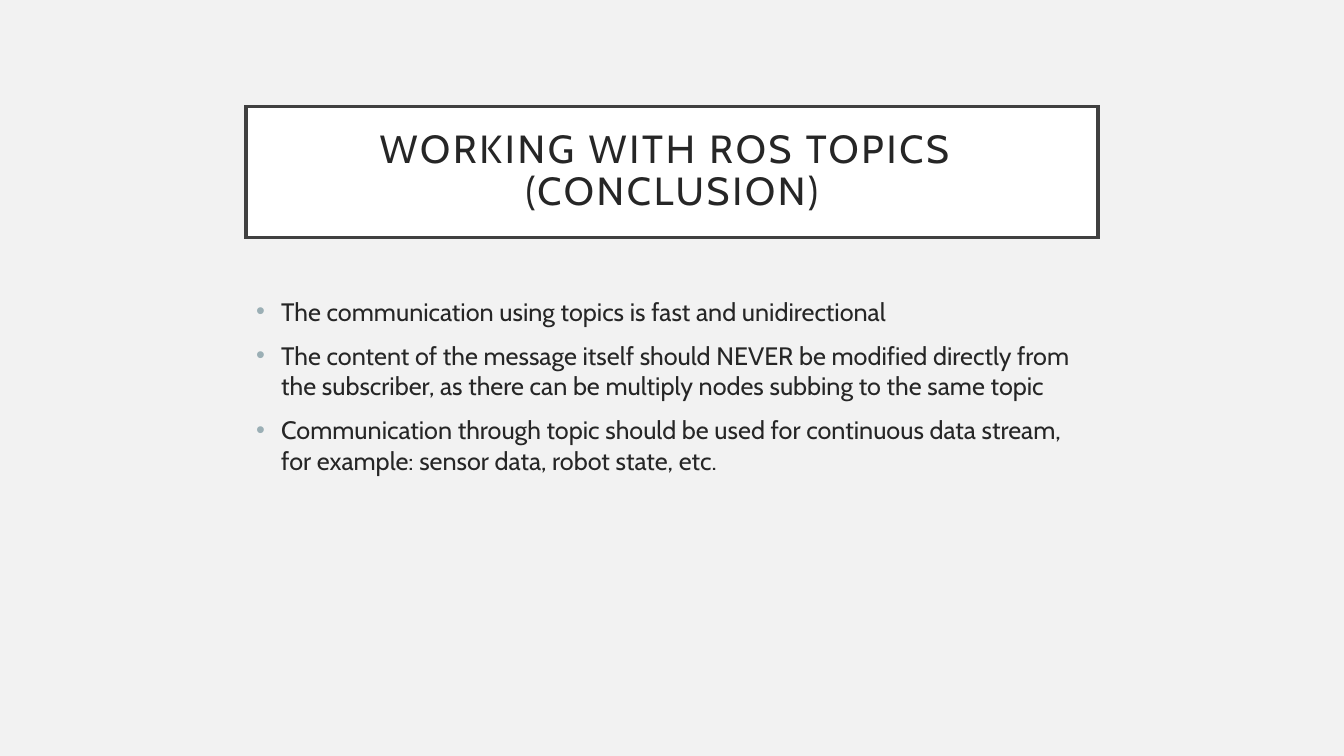
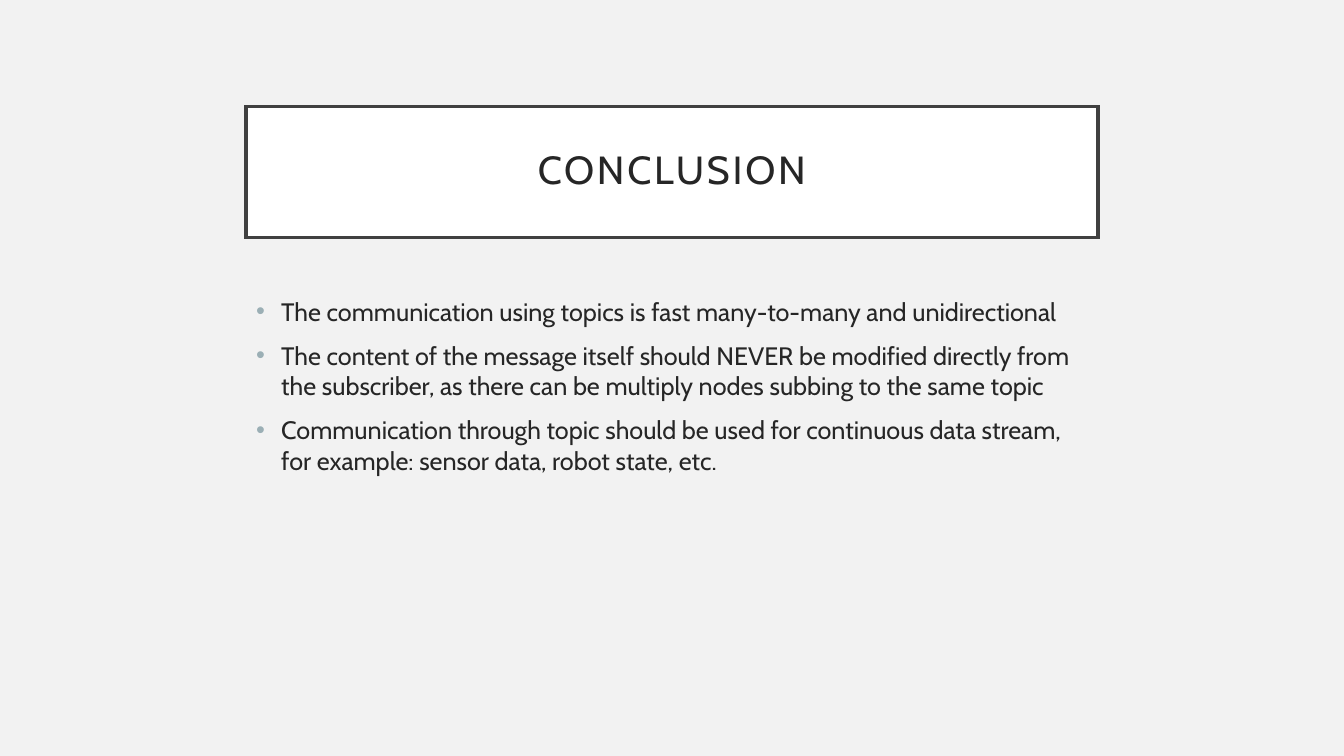
Before and after one commit to fpt-corp/DiRa, a slide deck: slide 15 of DiRa_Digital_Race_Software/Reference/ROS/Working with ROS topic.pptx (slide 13 before the commit). Drawn at 1344x756 pixels with LibreOffice and Linux fonts; fonts in the diff are those of the drawing. Boxes give left, top, right and bottom in pixels: in the first picture for what was removed or moved away, otherwise in the second. Text is boxed around its words. In the diff, an @@ line names an element or a change of style, - is before the commit and + after.

Commit message:
Update ROS topic; Add ROS service base slide

```diff
--- a/DiRa_Digital_Race_Software/Reference/ROS/Working with ROS topic.pptx
+++ b/DiRa_Digital_Race_Software/Reference/ROS/Working with ROS topic.pptx
@@ title at bbox=[538, 156, 806, 185]: text changed @@
-WORKING WITH ROS TOPICS
-(CONCLUSION)
+CONCLUSION
@@ text at bbox=[281, 302, 1056, 327]: text changed @@
-• The communication using topics is fast and unidirectional
+• The communication using topics is fast many-to-many and unidirectional
```
Also in this commit, not shown: 9 other slides changed, 2 slides added, 1 other file.
